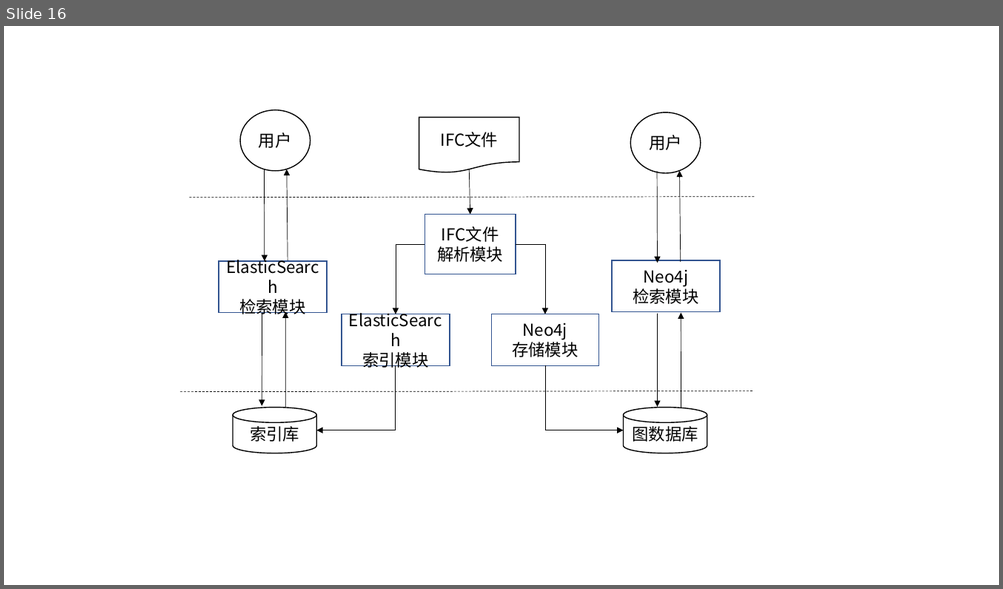
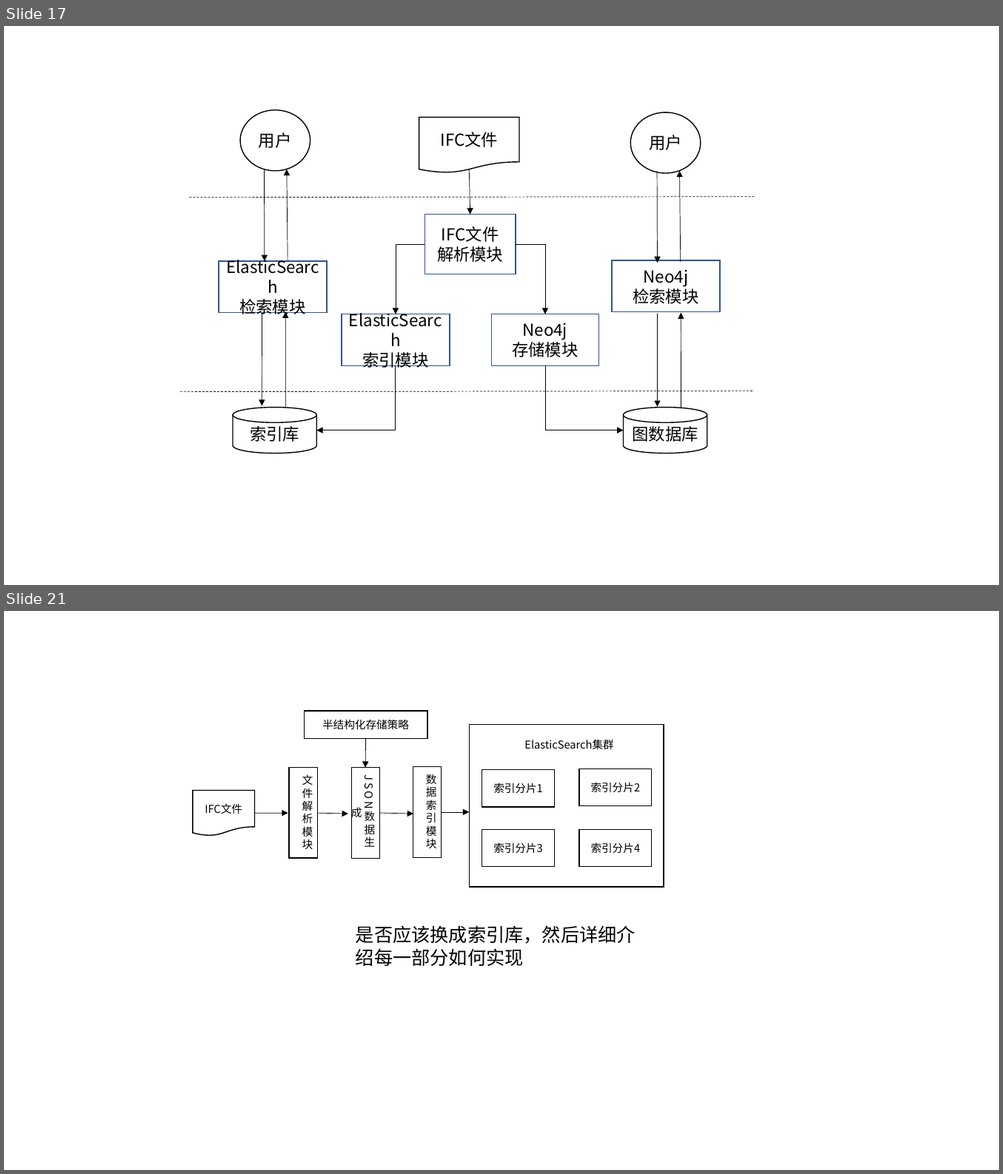
Before and after one commit to yayadi23/BIM, a slide deck: 毕业论文资料/毕业论文图.pptx. Shown one above the other, each under a label of ours: slide 16 before the commit, slides 17 and 21 after it; the slides between them are not shown. The pictures are 1003x589 and 1003x1174 pixels, drawn with LibreOffice and Linux fonts; fonts in the diff are those of the drawing. Boxes give left, top, right and bottom in pixels: in the first picture for what was removed or moved away, otherwise in the second. Text is boxed around its words. In the diff, an @@ line names an element or a change of style, - is before the commit and + after.

```diff
--- a/毕业论文资料/毕业论文图.pptx
+++ b/毕业论文资料/毕业论文图.pptx
@@ slide 21 added at (4, 611, 999, 1170), background #FFFFFF @@
@@ rectangle added at (304, 711, 427, 738), fill #FFFFFF, outline #000000 1 pt, 10.5 pt, text #000000 @@
+半结构化存储策略
@@ arrow added from (366, 738) to (365, 768), #000000 0.5 pt @@
@@ rectangle added at (289, 768, 317, 858), fill #FFFFFF, outline #000000 1 pt, 10.5 pt, text #000000 @@
+文件解析模块
@@ rectangle added at (351, 768, 379, 858), fill #FFFFFF, outline #000000 0.75 pt, 10.5 pt, text #000000 @@
+JSON数据生成
@@ rectangle added at (413, 767, 441, 857), fill #FFFFFF, outline #000000 0.75 pt, 10.5 pt, text #000000 @@
+数据索引模块
@@ flow chart document added at (193, 791, 255, 836), fill #FFFFFF, outline #000000 1 pt, 10.5 pt, text #000000 @@
+IFC文件
@@ arrow added from (255, 813) to (288, 813), #000000 0.5 pt @@
@@ arrow added from (314, 813) to (348, 814), #000000 0.5 pt @@
@@ arrow added from (379, 813) to (414, 814), #000000 0.5 pt @@
@@ arrow added from (441, 812) to (469, 812), #000000 0.5 pt @@
@@ group added at (469, 725, 663, 887): 5 rectangles, 1 text @@
+ElasticSearch集群
+索引分片1
+索引分片2
+索引分片3
+索引分片4
@@ text added at (356, 925, 635, 966), 18 pt, text #000000 @@
+是否应该换成索引库，然后详细介绍每一部分如何实现
@@ what was slide 16 is now slide 17 @@
```
Also in this commit, not shown: 1 slide changed, 9 other slides added, 4 other files.
